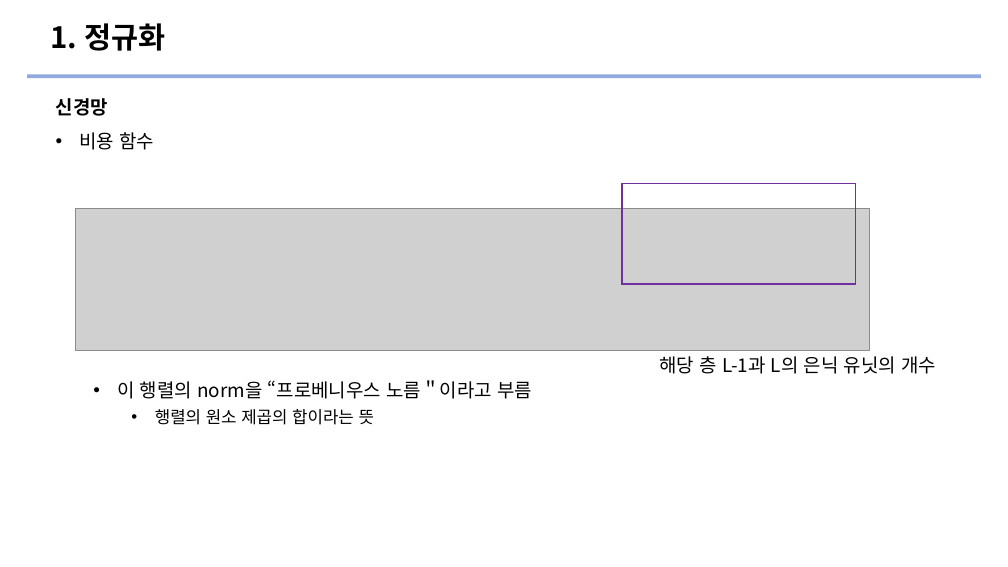
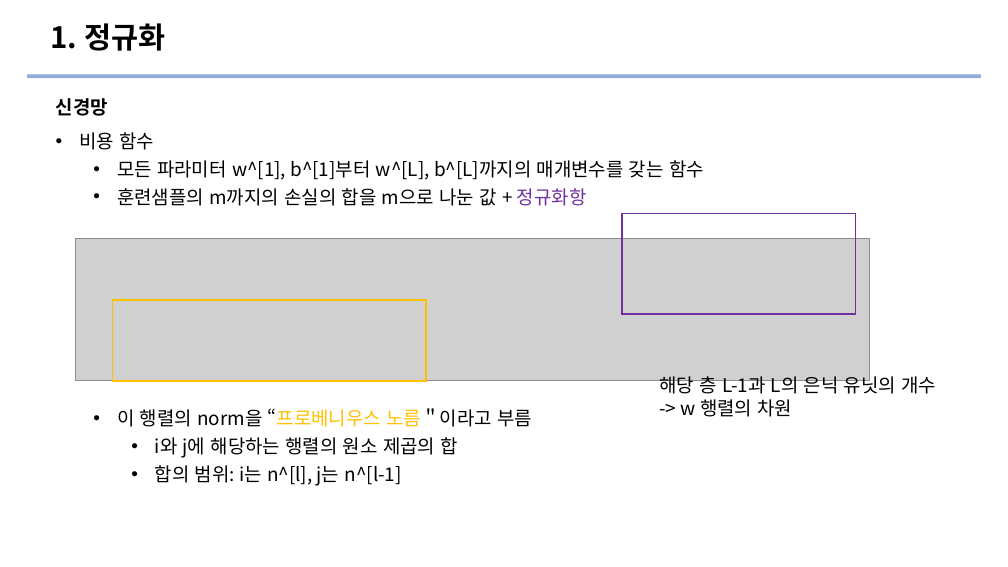
Before and after one commit to Ewha-Euron/5th-Mid-DL, a slide deck: slide 5 of [8주차] 신경망 네트워크의 정규화 발표자료.pptx. Drawn at 1008x567 pixels with LibreOffice and Linux fonts; fonts in the diff are those of the drawing; grey boxes stand for pictures. Boxes give left, top, right and bottom in pixels: in the first picture for what was removed or moved away, otherwise in the second. Text is boxed around its words. In the diff, an @@ line names an element or a change of style, - is before the commit and + after.

Commit message:
[8주차] 신경망 네트워크의 정규화 발표자료 수정본

```diff
--- a/[8주차] 신경망 네트워크의 정규화 발표자료.pptx
+++ b/[8주차] 신경망 네트워크의 정규화 발표자료.pptx
@@ subtitle at [117, 160, 704, 206]: paragraphs added @@
+  • 모든 파라미터 w^[1], b^[1]부터 w^[L], b^[L]까지의 매개변수를 갖는 함수
+  • 훈련샘플의 m까지의 손실의 합을 m으로 나눈 값 + 정규화항
@@ picture: place and size @@
-picture at [76, 209, 870, 351]
+picture at [76, 238, 870, 380]
@@ rectangle: place and size @@
-rectangle at [622, 184, 856, 284]
+rectangle at [622, 214, 856, 315]
@@ rectangle added at [113, 300, 426, 381], outline #FFC000 1.5 pt @@
@@ text "해당 층 L-1과 L의 은닉 ...": place and size @@
-text "해당 층 L-1과 L의 은닉 ..." at [659, 356, 936, 374]
+text "해당 층 L-1과 L의 은닉 ..." at [659, 373, 936, 417]
@@ subtitle at [117, 408, 532, 427]: text colour #000000 to #FFC000 in "“프로베니우스 노름＂이라고" @@
@@ text at [681, 399, 793, 417]: paragraph added @@
+-> w 행렬의 차원
@@ subtitle at [155, 437, 457, 486]: text changed; size 16 to 18 pt @@
-    • 행렬의 원소 제곱의 합이라는 뜻
+    • i와 j에 해당하는 행렬의 원소 제곱의 합
+    • 합의 범위: i는 n^[l], j는 n^[l-1]
```
Also in this commit, not shown: 5 other slides changed, 7 slides added.
